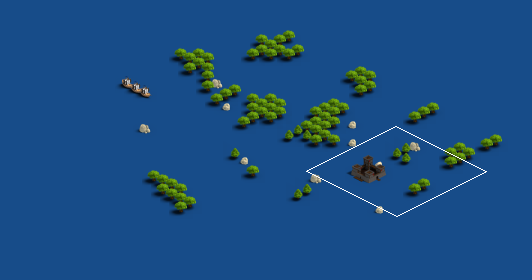
Tiled map -- data/levels/Level_2.tmx. The picture above shows the old version from afar; the outline marks the close-up.
Close-up. The starting point:
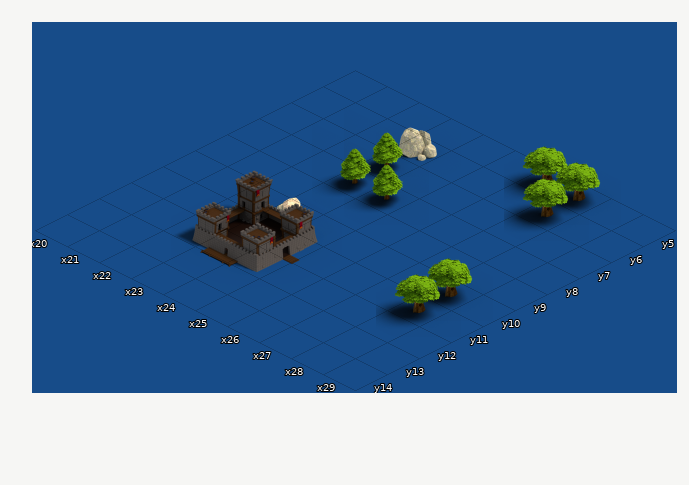
Cells are 192x96 px. Isometric: x runs down to the right, y down to the left. Shown: x 20..29, y 5..14. Not drawn, because the pictures are missing: unchanged layer "Ground".
After:
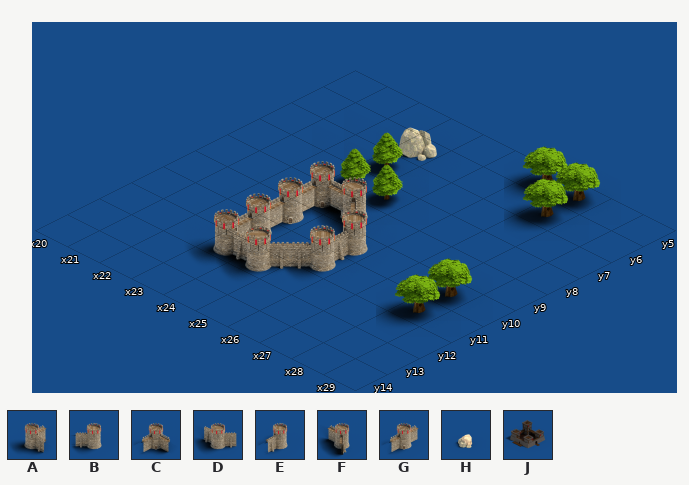
Key: from "Castle_0_A": A 8 "WALL_EE_0", B 11 "WALL_NW_0", C 14 "WALL_SS_0", D 17, E 19, F 20, G 30; from "rocks": H 0 "01"; from "town_1": J 0 "A_EE_0".
_ is an empty cell, . an unchanged one.
Diff:
--- layer "Decors"
@@ x 23..25 @@
- 9 __.
-10 H._
-11 _._
-12 _J.
+ 9 CF.
+10 G.E
+11 G.B
+12 AD.
Boxes around the changes in both close-ups, in picture pixels (x1, y1, x2, y2):
changed: (195, 161, 368, 278)
